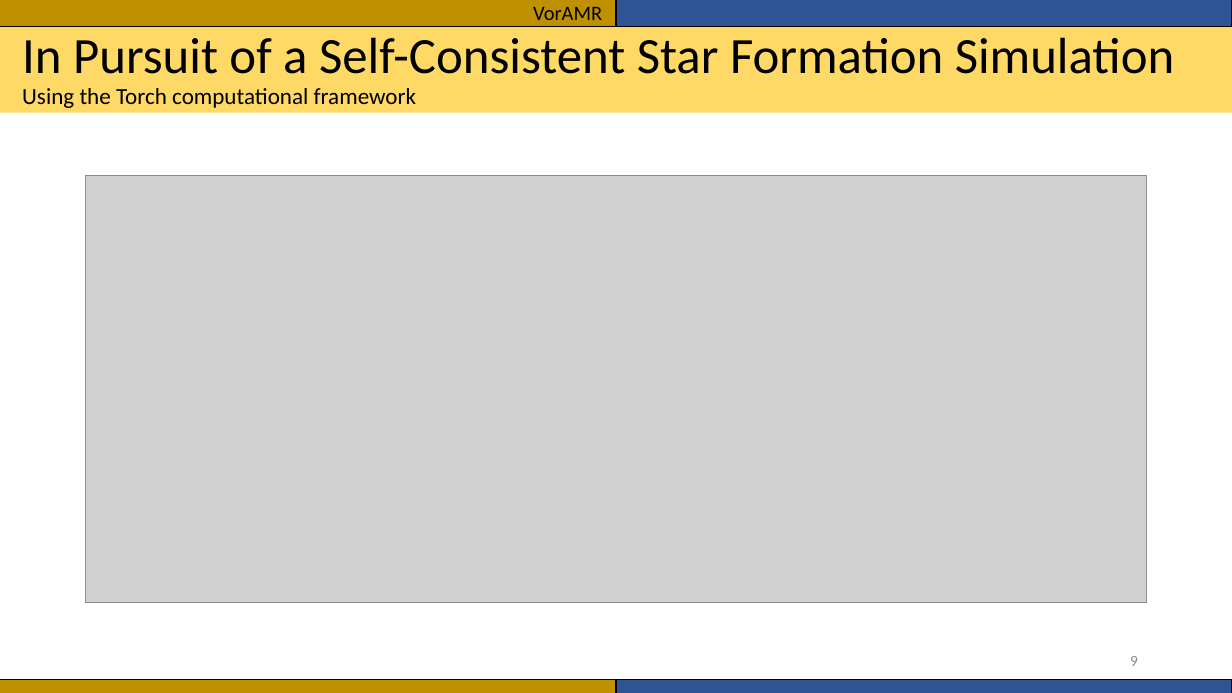
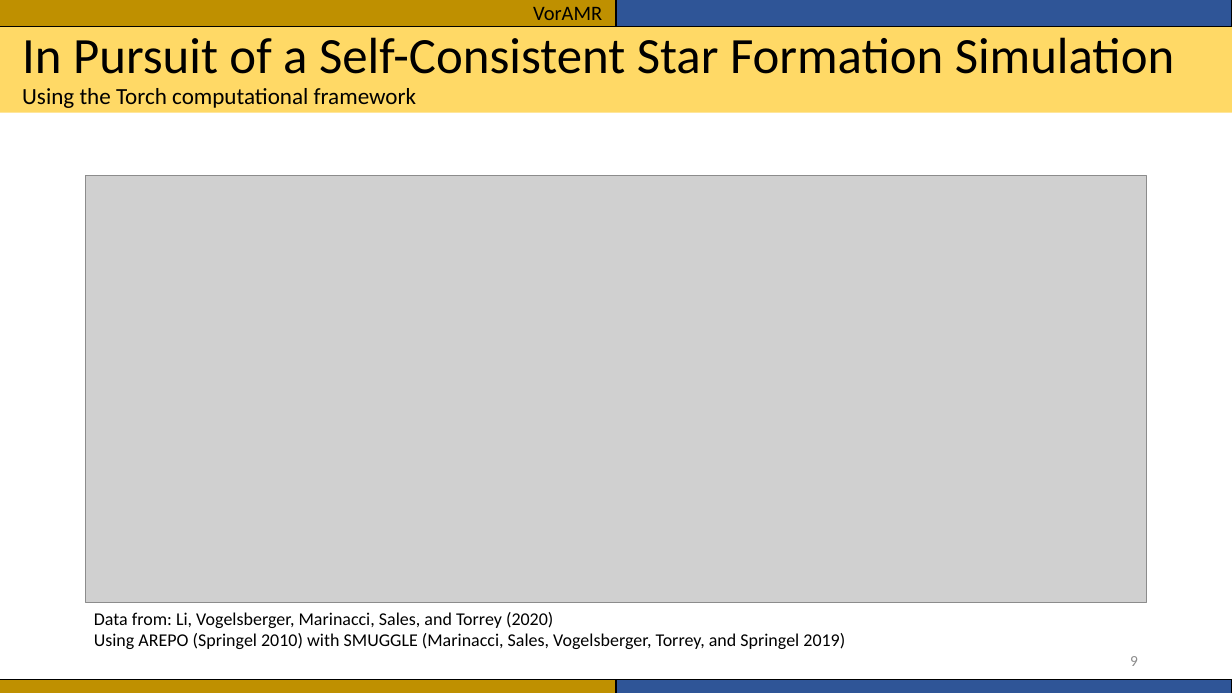
Before and after one commit to seanlabean/presentations, a slide deck: slide 9 of 2022Clusters/Presentation1.pptx. Drawn at 1232x693 pixels with LibreOffice and Linux fonts; fonts in the diff are those of the drawing; grey boxes stand for pictures. Boxes give left, top, right and bottom in pixels: in the first picture for what was removed or moved away, otherwise in the second. Text is boxed around its words. In the diff, an @@ line names an element or a change of style, - is before the commit and + after.

```diff
--- a/2022Clusters/Presentation1.pptx
+++ b/2022Clusters/Presentation1.pptx
@@ text added at <box>94,612,845,649</box>, 14 pt, text #000000 @@
+Data from: Li, Vogelsberger, Marinacci, Sales, and Torrey (2020)
+Using AREPO (Springel 2010) with SMUGGLE (Marinacci, Sales, Vogelsberger, Torrey, and Springel 2019)
```
Also in this commit, not shown: 9 other slides changed.
